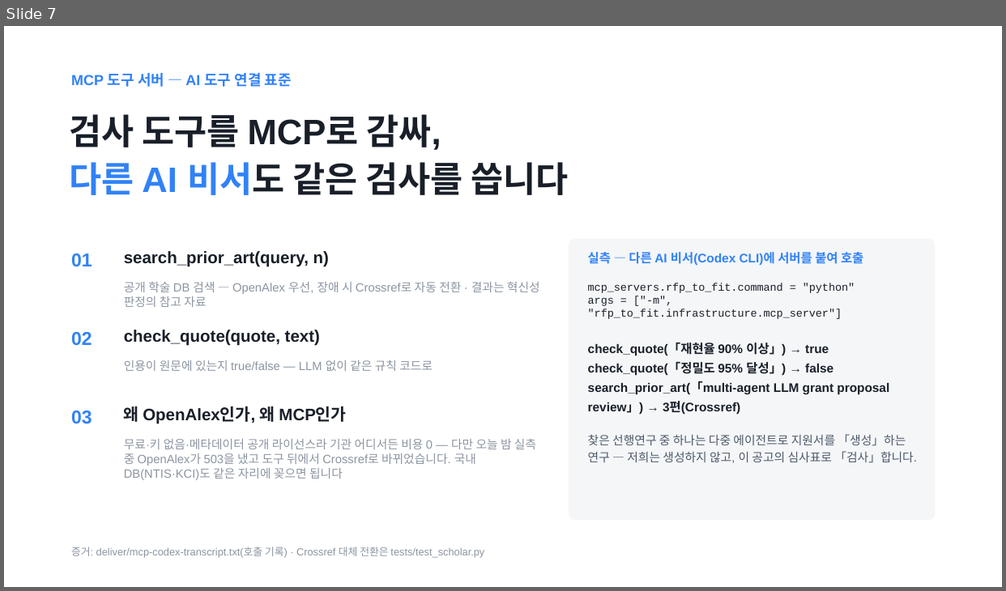
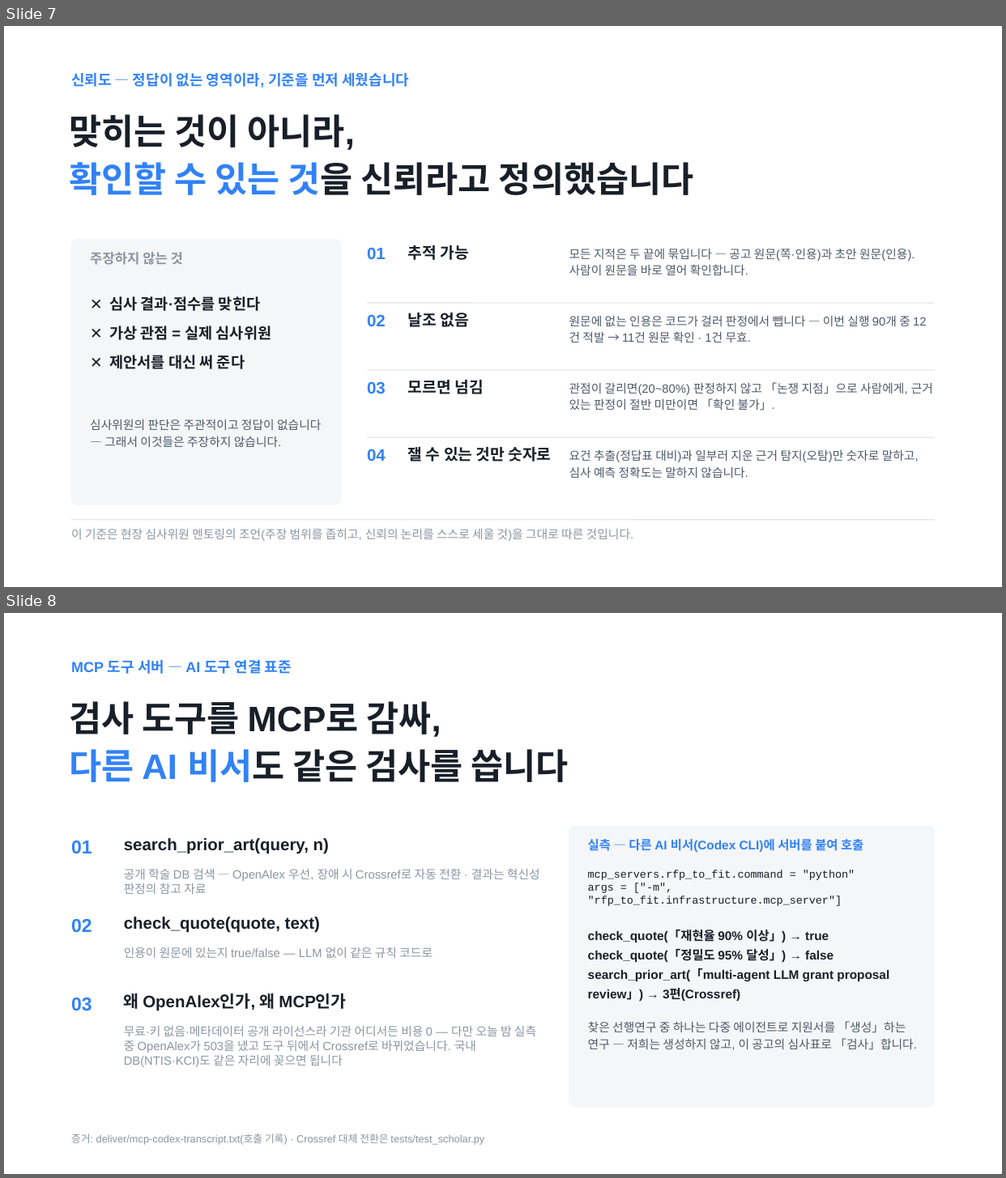
Before and after one commit to Ryugi62/rfp-to-fit, a slide deck: deliver/deck/RFP-to-Fit_루미아.pptx. Shown one above the other, each under a label of ours: slide 7 before the commit, slides 7 and 8 after it. The pictures are 1006x591 and 1006x1178 pixels, drawn with LibreOffice and Linux fonts; fonts in the diff are those of the drawing. Boxes give left, top, right and bottom in pixels: in the first picture for what was removed or moved away, otherwise in the second. Text is boxed around its words. In the diff, an @@ line names an element or a change of style, - is before the commit and + after.

```diff
--- a/deliver/deck/RFP-to-Fit_루미아.pptx
+++ b/deliver/deck/RFP-to-Fit_루미아.pptx
@@ slide 7 added at (x1=4, y1=26, x2=1002, y2=587), background #FFFFFF @@
@@ text added at (x1=71, y1=73, x2=409, y2=88), 14 pt, text #3182F6, bold @@
+신뢰도 — 정답이 없는 영역이라, 기준을 먼저 세웠습니다
@@ text added at (x1=69, y1=114, x2=694, y2=195), 34 pt, text #191F28, bold @@
+맞히는 것이 아니라,
+확인할 수 있는 것을 신뢰라고 정의했습니다
@@ rounded rectangle added at (x1=71, y1=239, x2=341, y2=506), fill #F4F6F8, outline #F4F6F8 1 pt @@
@@ text added at (x1=90, y1=252, x2=183, y2=265), 13 pt, text #8B95A1, bold @@
+주장하지 않는 것
@@ text added at (x1=367, y1=247, x2=386, y2=259), 16 pt, text #3182F6, bold @@
+01
@@ text added at (x1=408, y1=246, x2=469, y2=260), 15 pt, text #191F28, bold @@
+추적 가능
@@ text added at (x1=569, y1=249, x2=914, y2=275), 11.5 pt, text #4E5968 @@
+모든 지적은 두 끝에 묶입니다 — 공고 원문(쪽·인용)과 초안 원문(인용). 사람이 원문을 바로 열어 확인합니다.
@@ text added at (x1=109, y1=297, x2=272, y2=369), 14.5 pt, text #191F28, bold @@
+✕ 심사 결과·점수를 맞힌다
+✕ 가상 관점 = 실제 심사위원
+✕ 제안서를 대신 써 준다
@@ line added from (367, 303) to (935, 303), #E5E8EB 1 pt @@
@@ text added at (x1=367, y1=314, x2=386, y2=327), 16 pt, text #3182F6, bold @@
+02
@@ text added at (x1=408, y1=313, x2=469, y2=327), 15 pt, text #191F28, bold @@
+날조 없음
@@ text added at (x1=569, y1=316, x2=910, y2=343), 11.5 pt, text #4E5968 @@
+원문에 없는 인용은 코드가 걸러 판정에서 뺍니다 — 이번 실행 90개 중 12건 적발 → 11건 원문 확인 · 1건 무효.
@@ line added from (367, 370) to (935, 370), #E5E8EB 1 pt @@
@@ text added at (x1=367, y1=382, x2=386, y2=395), 16 pt, text #3182F6, bold @@
+03
@@ text added at (x1=408, y1=380, x2=483, y2=395), 15 pt, text #191F28, bold @@
+모르면 넘김
@@ text added at (x1=569, y1=382, x2=933, y2=411), 11.5 pt, text #4E5968 @@
+관점이 갈리면(20~80%) 판정하지 않고 「논쟁 지점」으로 사람에게, 근거 있는 판정이 절반 미만이면 「확인 불가」.
@@ text added at (x1=90, y1=420, x2=321, y2=447), 11.5 pt, text #4E5968 @@
+심사위원의 판단은 주관적이고 정답이 없습니다 — 그래서 이것들은 주장하지 않습니다.
@@ line added from (367, 437) to (935, 437), #E5E8EB 1 pt @@
@@ text added at (x1=367, y1=449, x2=386, y2=461), 16 pt, text #3182F6, bold @@
+04
@@ text added at (x1=408, y1=447, x2=552, y2=462), 15 pt, text #191F28, bold @@
+잴 수 있는 것만 숫자로
@@ text added at (x1=569, y1=450, x2=918, y2=478), 11.5 pt, text #4E5968 @@
+요건 추출(정답표 대비)과 일부러 지운 근거 탐지(오탐)만 숫자로 말하고, 심사 예측 정확도는 말하지 않습니다.
@@ line added from (71, 520) to (935, 520), #E5E8EB 1 pt @@
@@ text added at (x1=71, y1=529, x2=634, y2=541), 11.5 pt, text #8B95A1 @@
+이 기준은 현장 심사위원 멘토링의 조언(주장 범위를 좁히고, 신뢰의 논리를 스스로 세울 것)을 그대로 따른 것입니다.
@@ what was slide 7 is now slide 8 @@
```
Also in this commit, not shown: 9 slides changed, 15 other files.
